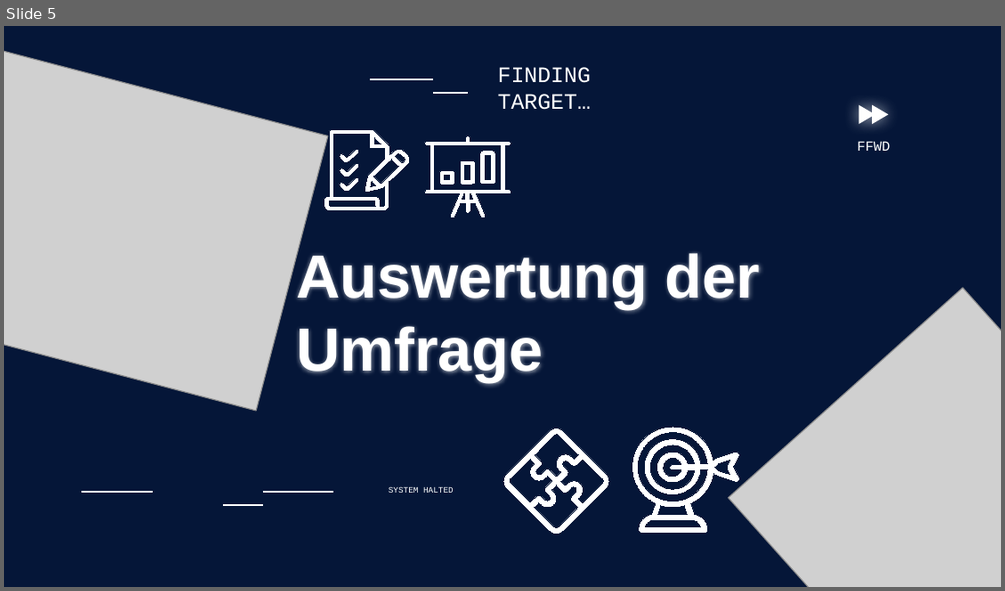
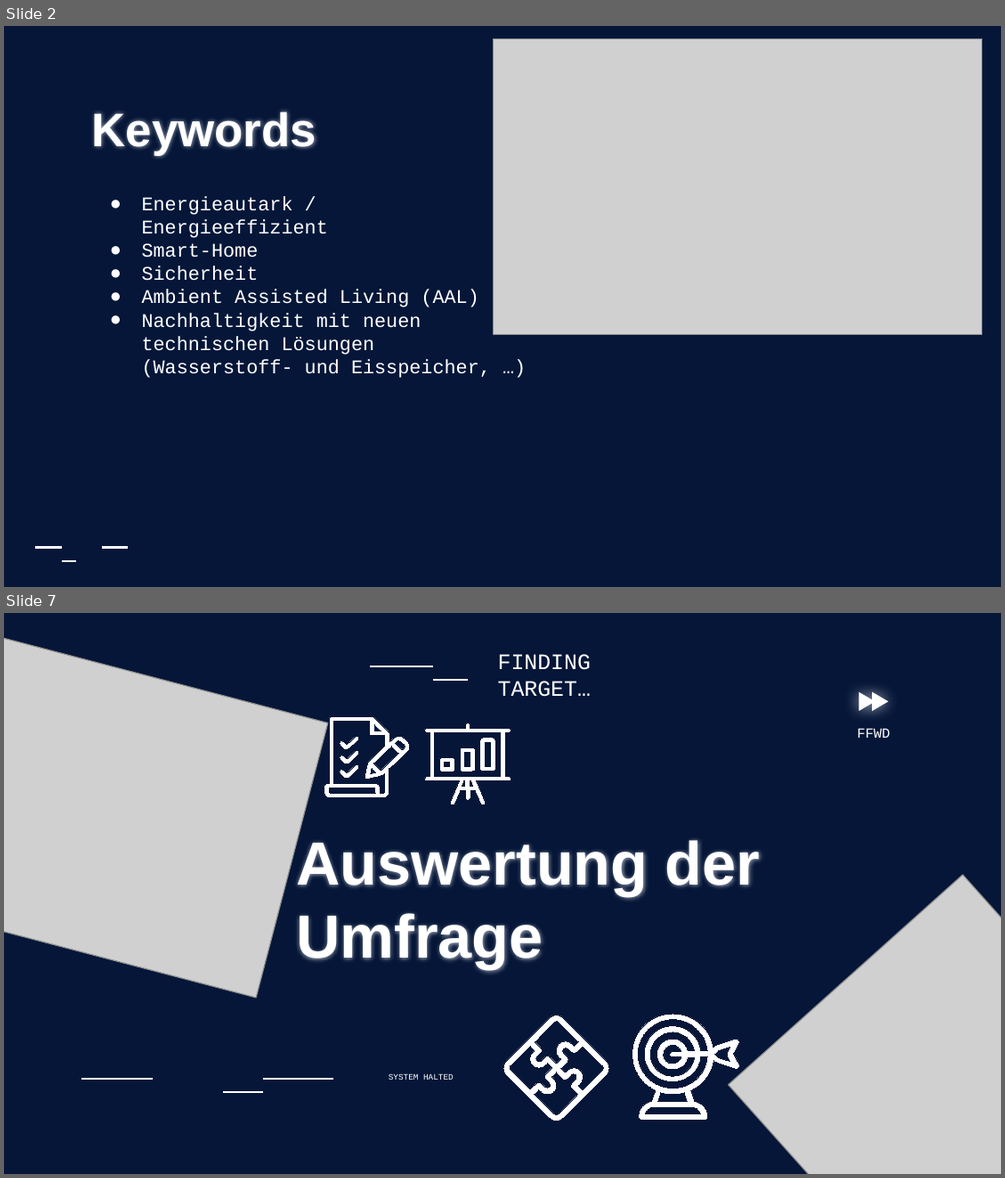
Before and after one commit to Nydery/leotopia, a slide deck: pptx/UmfrageErgebnissePLUSPlatformenUNDDashboard.pptx. Shown one above the other, each under a label of ours: slide 5 before the commit, slides 2 and 7 after it; the slides between them are not shown. The pictures are 1005x591 and 1005x1178 pixels, drawn with LibreOffice and Linux fonts; fonts in the diff are those of the drawing; grey boxes stand for pictures; background and template pictures are left out. Boxes give left, top, right and bottom in pixels: in the first picture for what was removed or moved away, otherwise in the second. Text is boxed around its words. In the diff, an @@ line names an element or a change of style, - is before the commit and + after.

```diff
--- a/pptx/UmfrageErgebnissePLUSPlatformenUNDDashboard.pptx
+++ b/pptx/UmfrageErgebnissePLUSPlatformenUNDDashboard.pptx
@@ slide 2 added at <box>4,26,1001,587</box>, background picture (left out) @@
@@ picture added at <box>494,39,982,334</box> @@
@@ title added at <box>92,111,316,155</box>, 34 pt, text #FFFFFF, bold @@
+Keywords
@@ text added at <box>142,196,491,378</box>, 14 pt, text #FFFFFF @@
+● Energieautark /
+  Energieeffizient
+● Smart-Home
+● Sicherheit
+● Ambient Assisted Living (AAL)
+● Nachhaltigkeit mit neuen technischen Lösungen (Wasserstoff- und Eisspeicher, …)
@@ line added from (36, 548) to (62, 548), #FFFFFF 1.5 pt @@
@@ line added from (102, 548) to (128, 548), #FFFFFF 1.5 pt @@
@@ line added from (62, 561) to (76, 561), #FFFFFF 1.5 pt @@
@@ what was slide 5 is now slide 7 @@
```
Also in this commit, not shown: 5 slides changed, 4 other slides added, 1 slide removed.
